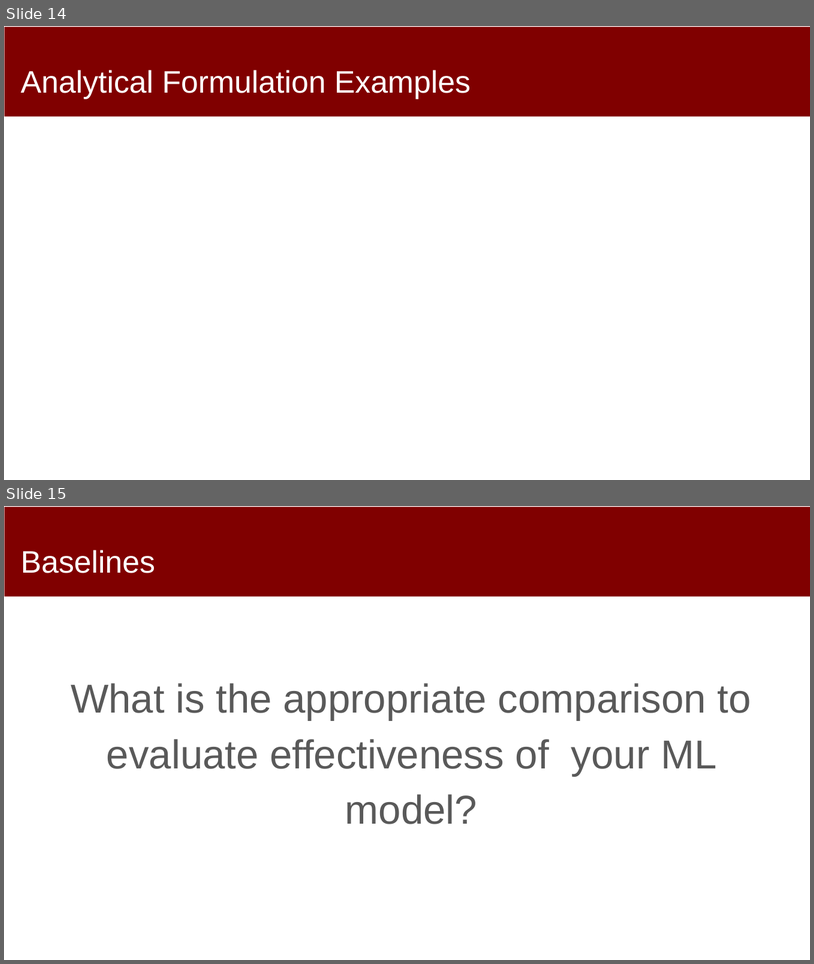
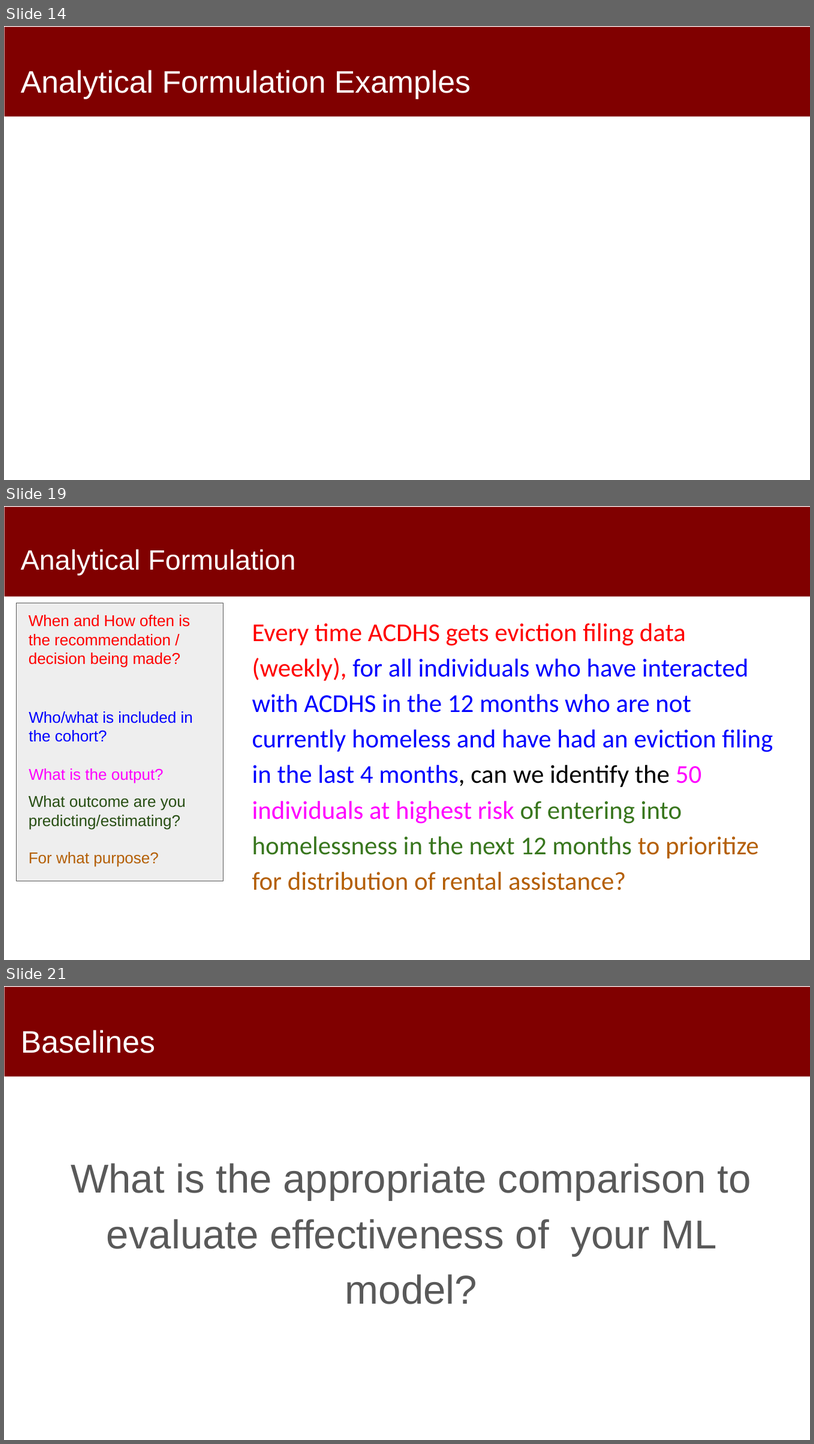
Before and after one commit to dssg/MLinPractice, a slide deck: Lectures/Lecture4-Formulation.pptx. Shown one above the other, each under a label of ours: slides 14 and 15 before the commit, slides 14, 19 and 21 after it; the slides between them are not shown. The pictures are 814x964 and 814x1444 pixels, drawn with LibreOffice and Linux fonts; fonts in the diff are those of the drawing. Boxes give left, top, right and bottom in pixels: in the first picture for what was removed or moved away, otherwise in the second. Text is boxed around its words. In the diff, an @@ line names an element or a change of style, - is before the commit and + after.

Commit message:
formulation lecture

```diff
--- a/Lectures/Lecture4-Formulation.pptx
+++ b/Lectures/Lecture4-Formulation.pptx
@@ slide 19 added at <box>4,506,810,960</box>, background #FFFFFF; not listed: 1 template element that a slide beside it also shows @@
@@ title added at <box>21,549,296,575</box>, 33.3 pt, text #FFFFFF @@
+Analytical Formulation
@@ rectangle added at <box>17,603,224,881</box>, fill #EEEEEE, outline #595959 0.75 pt @@
@@ text added at <box>29,615,190,664</box>, 18.7 pt, text #FF0000 @@
+When and How often is the recommendation / decision being made?
@@ text added at <box>252,623,773,890</box>, 30.7 pt, text #0000FF @@
+Every time ACDHS gets eviction filing data (weekly), for all individuals who have interacted with ACDHS in the 12 months who are not currently homeless and have had an eviction filing in the last 4 months, can we identify the 50 individuals at highest risk of entering into homelessness in the next 12 months to prioritize for distribution of rental assistance?
@@ text added at <box>29,711,193,742</box>, 18.7 pt, text #0000FF @@
+Who/what is included in the cohort?
@@ text added at <box>29,768,164,783</box>, 18.7 pt, text #FF00FF @@
+What is the output?
@@ text added at <box>29,795,186,867</box>, 18.7 pt, text #274E13 @@
+What outcome are you predicting/estimating?
+For what purpose?
@@ what was slide 15 is now slide 21 @@
```
Also in this commit, not shown: 1 slide changed, 8 other slides added, 3 slides removed.
